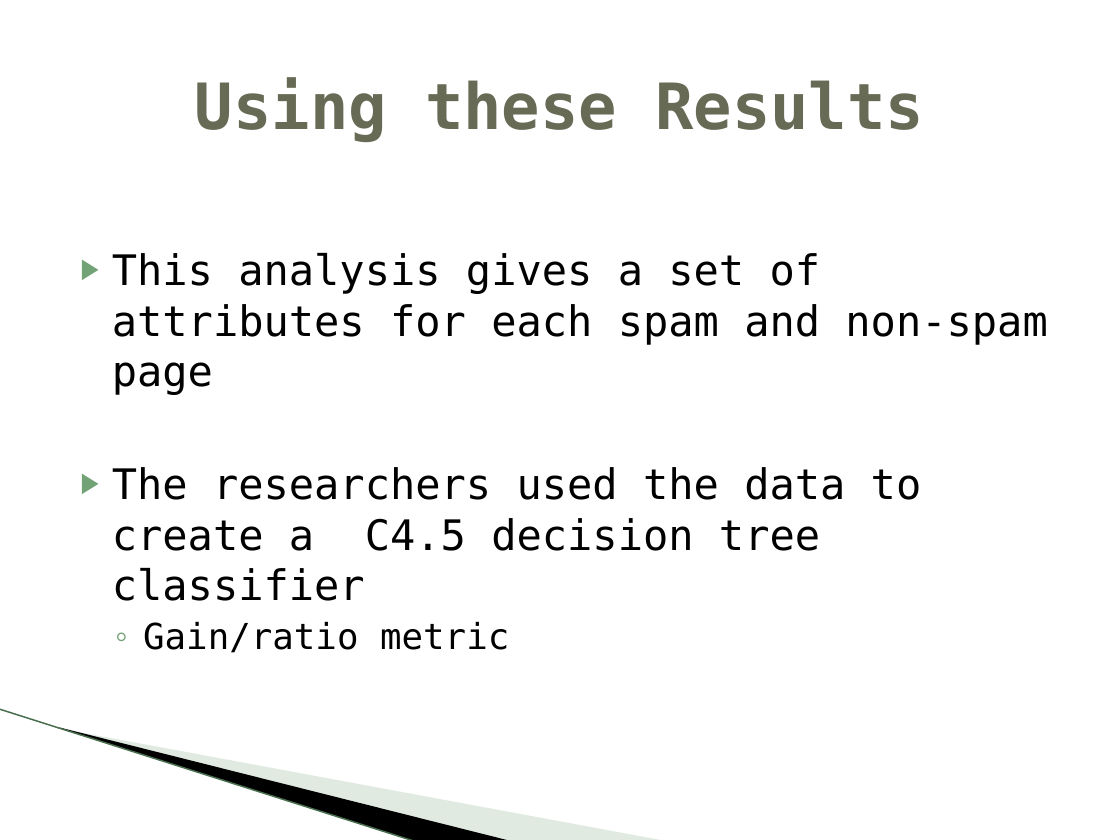
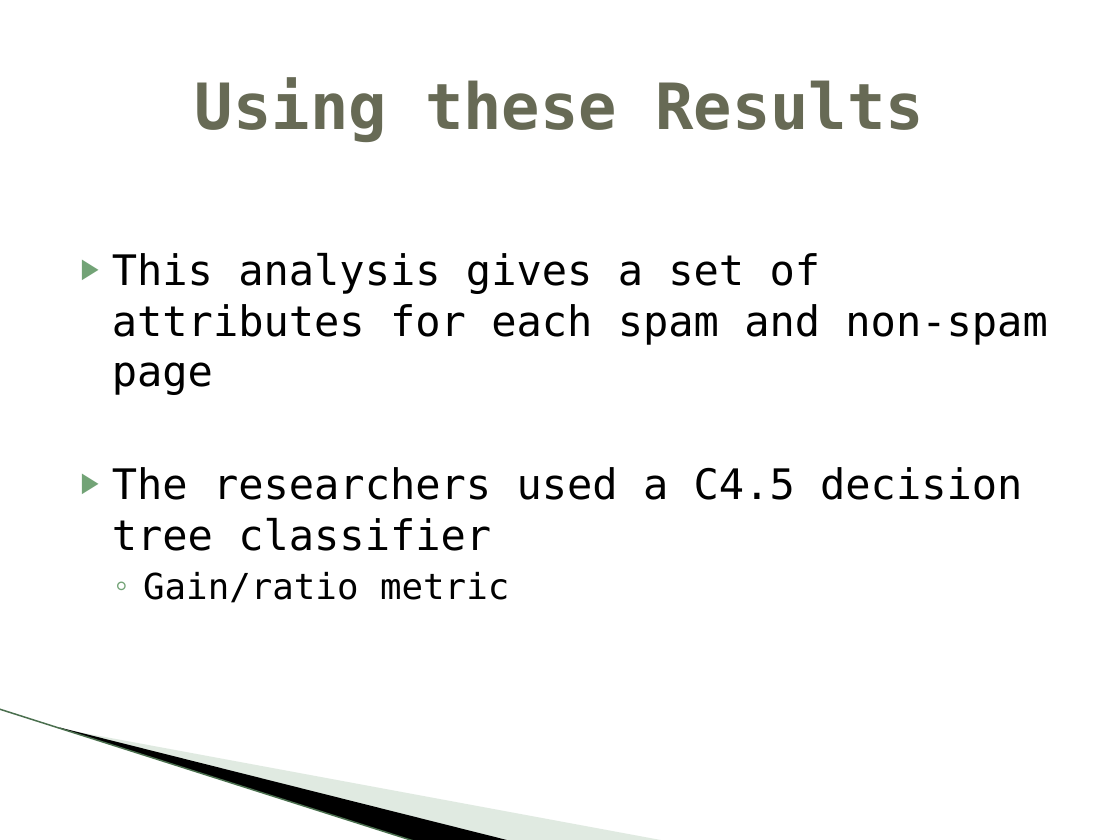
Before and after one commit to crophix/MachineLearning, a slide deck: slide 18 of Detecting Spam Web Pages through Content Analysis.pptx. Drawn at 1120x840 pixels with LibreOffice and Linux fonts; fonts in the diff are those of the drawing; background and template pictures are left out. Boxes give left, top, right and bottom in pixels: in the first picture for what was removed or moved away, otherwise in the second. Text is boxed around its words. In the diff, an @@ line names an element or a change of style, - is before the commit and + after.

```diff
--- a/Detecting Spam Web Pages through Content Analysis.pptx
+++ b/Detecting Spam Web Pages through Content Analysis.pptx
@@ text at bbox=[112, 467, 1022, 551]: text changed @@
-▶ The researchers used the data to create a C4.5 decision tree classifier
+▶ The researchers used a C4.5 decision tree classifier
```
Also in this commit, not shown: 2 other slides changed, 2 slides added, 1 slide removed, 1 other file.
